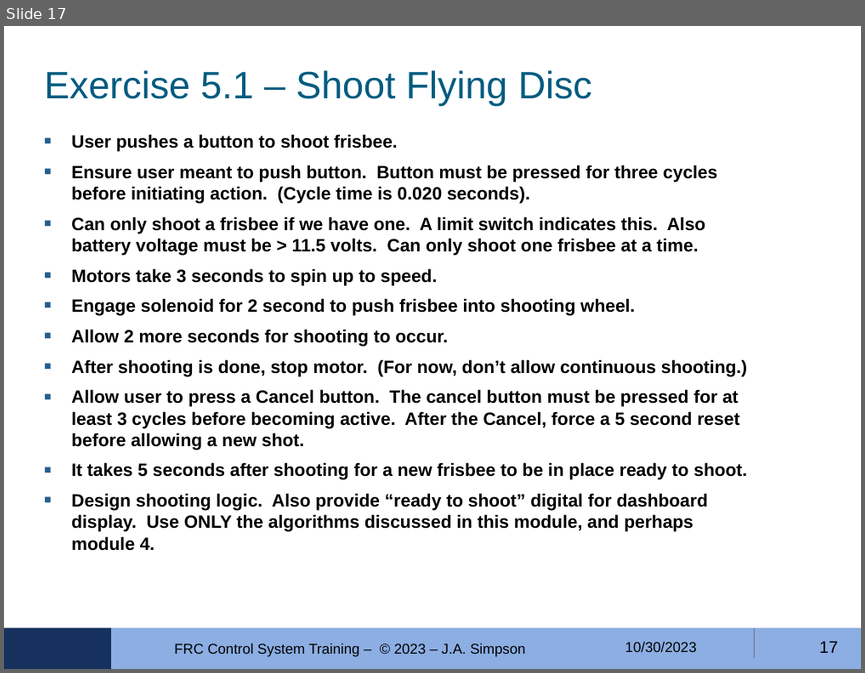
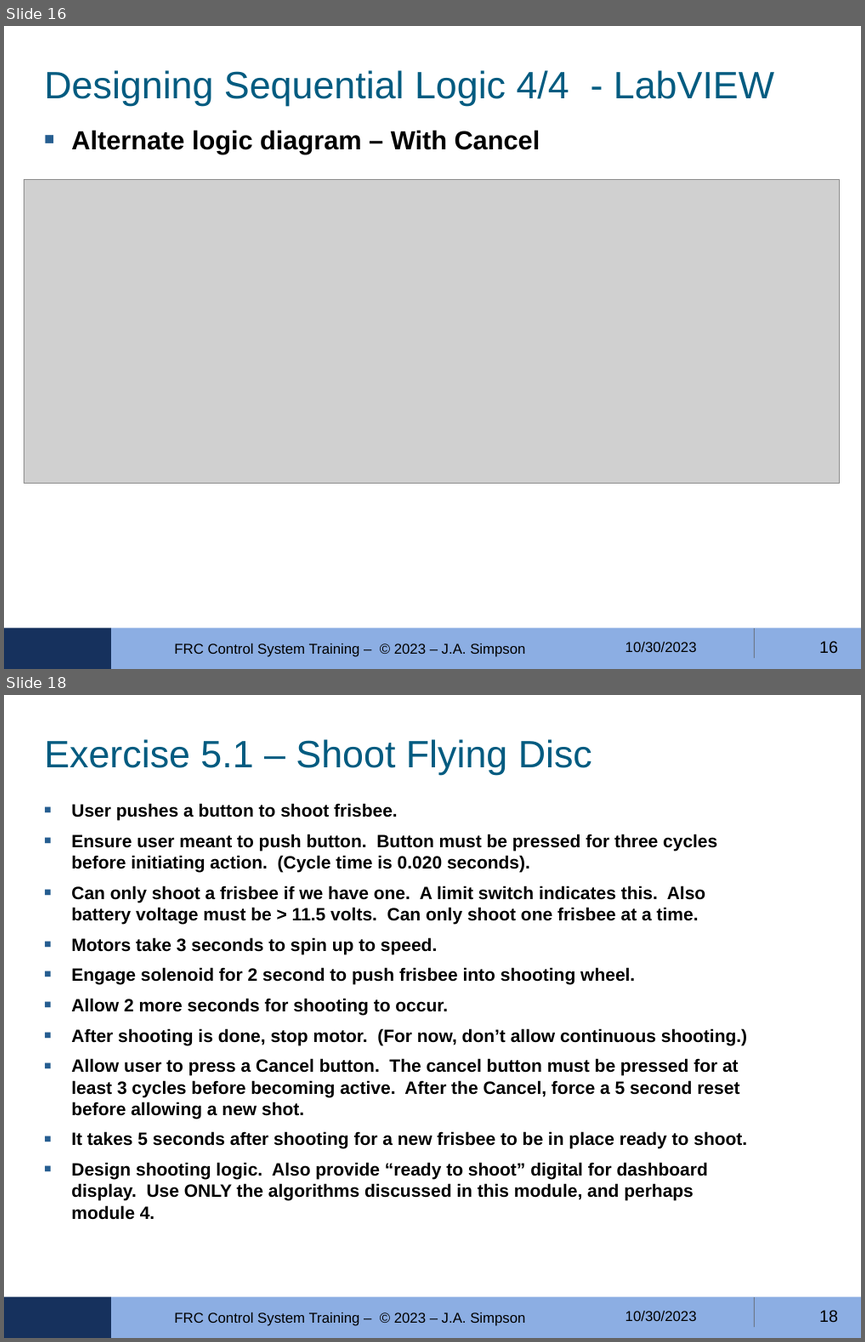
Before and after one commit to FRobotics/2023-RobotCode, a slide deck: Training/ControlLogic-05/FRC-4150-Ctrls-Training-MODULE-05--2023-10-30.odp. Shown one above the other, each under a label of ours: slide 17 before the commit, slides 16 and 18 after it; the slides between them are not shown. The pictures are 865x673 and 865x1342 pixels, drawn with LibreOffice and Linux fonts; fonts in the diff are those of the drawing; grey boxes stand for pictures; background and template pictures are left out. Boxes give left, top, right and bottom in pixels: in the first picture for what was removed or moved away, otherwise in the second. Text is boxed around its words. In the diff, an @@ line names an element or a change of style, - is before the commit and + after.

Commit message:
Update training

```diff
--- a/Training/ControlLogic-05/FRC-4150-Ctrls-Training-MODULE-05--2023-10-30.odp
+++ b/Training/ControlLogic-05/FRC-4150-Ctrls-Training-MODULE-05--2023-10-30.odp
@@ slide 16 added at <box>4,26,861,669</box>, background #FFFFFF; not listed: 3 template elements that a slide beside it also shows @@
@@ title added at <box>44,70,774,105</box>, 32 pt, text #025B80 @@
+Designing Sequential Logic 4/4 - LabVIEW
@@ text added at <box>71,130,540,154</box>, 22 pt, text #000000, bold @@
+■ Alternate logic diagram – With Cancel
@@ picture added at <box>24,180,840,483</box> @@
@@ text added at <box>174,643,525,657</box>, 12 pt, text #000000 @@
+FRC Control System Training – © 2023 – J.A. Simpson
@@ text added at <box>625,641,697,652</box>, 12 pt, text #000000 @@
+10/30/2023
@@ page number added at <box>819,641,838,653</box>, 14 pt, text #000000 @@
+16
@@ what was slide 17 is now slide 18 @@
@@ page number at <box>819,1310,838,1322</box>: text changed @@
-17
+18
```
Also in this commit, not shown: 3 slides changed, 12 other files.
